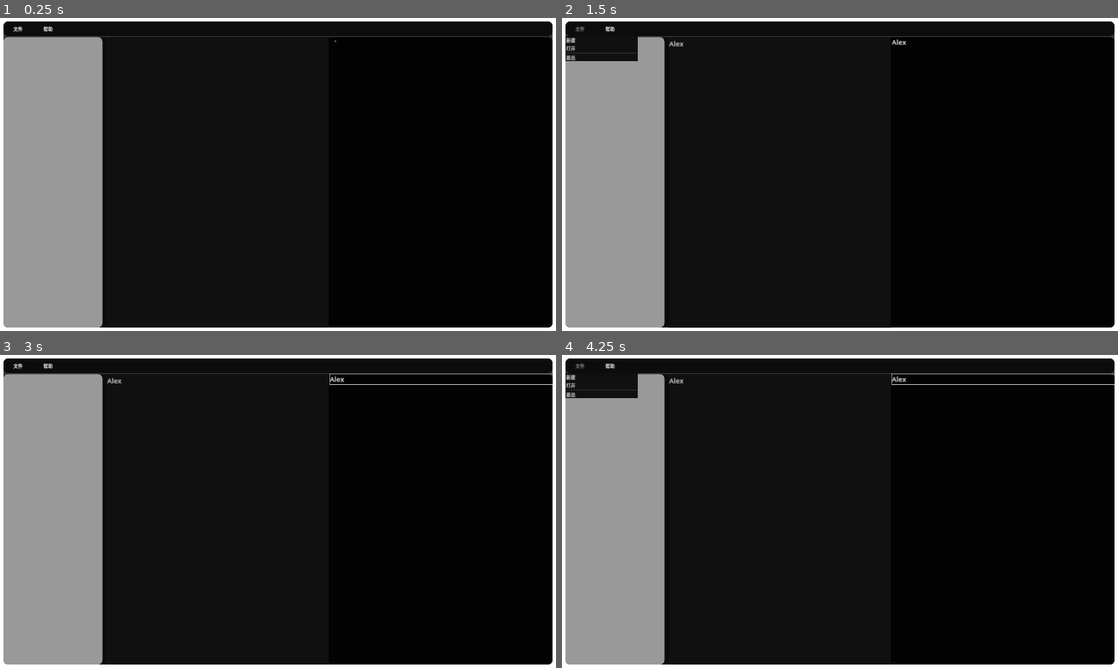
Above: before the commit, frames 1-4 (two rows, left to right).
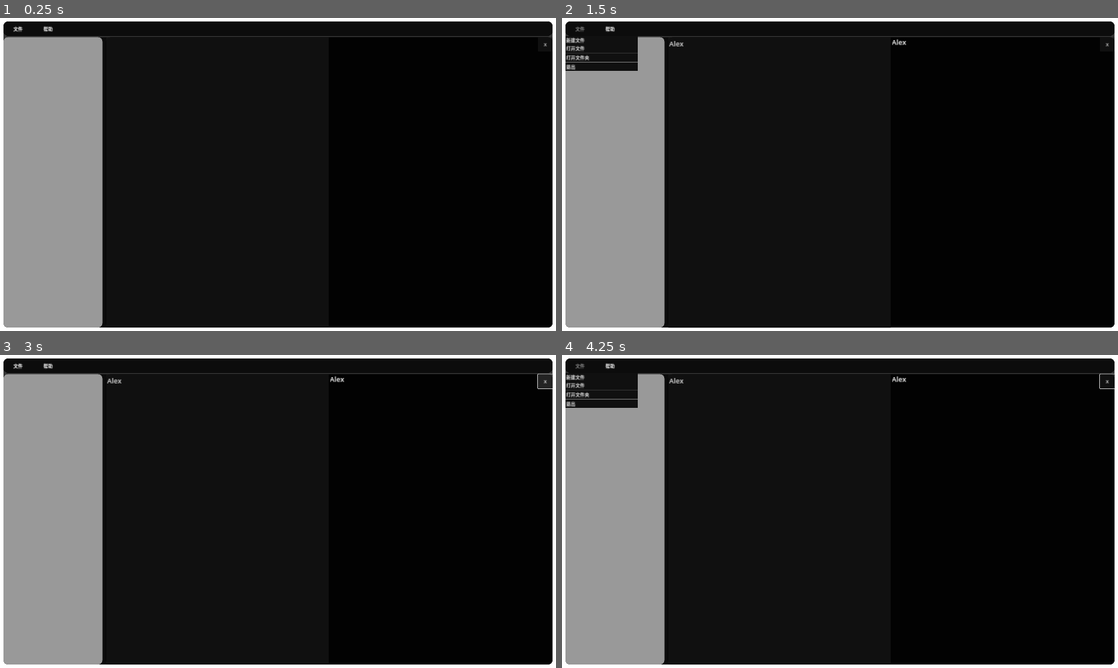
Above: after the commit, the same moments.

Repository: MRluUnity/Deer-s-Markdown-Tool
Game: Godot game, scene res://scenes/main.tscn
Same seed, same stepped clock (60 frames per second), same inputs: the game is played once before the commit and once after it.
Inputs (mouse positions are in pixels of both pictures, inside the frame that each line leads up to):
- Up to frame 1 (0.25 s): no input
- Up to frame 2 (1.5 s): click (778, 180) at 0.52 s; type "Alex" at 0.6 s; click "文件" at 1.25 s
- Up to frame 3 (3 s): click "帮助" at 2 s; click (544, 380) at 2.75 s, where only the run after the commit has a clickable "X"
- Up to frame 4 (4.25 s): click "文件" at 3.5 s

The runs differ from the first frame. In frame 1, less than 0.1% of the frame differs, in the area x 60-99%, y 7-10%; in frame 2, 0.5%; in frame 3, 0.3%; in frame 4, 0.7%, in the area x 0-100%, y 6-17%.
Error after the commit: Cannot call method 'store_string' on a null value. (res://scenes/context_panel_container.gd:88)

Commit message:
完善了打开文件、保存文件、关闭文件、关闭文件时自动保存文件

Diff:
--- a/scenes/context_panel_container.gd
+++ b/scenes/context_panel_container.gd
@@ -19,6 +19,7 @@
 #region 变量
 @onready var text_edit: TextEdit = %TextEdit
 @onready var context_text: VBoxContainer = %ContextText
+@onready var context_h_box_container: HBoxContainer = %ContextHBoxContainer
 var current_file_path : String
 #endregion
 
@@ -81,6 +82,12 @@
 
 			texture_label.text = texture_label.text.erase(0, title_level)
 			context_text.add_child(texture_label)
+
+func _on_close_file_button_pressed() -> void:
+	var file : FileAccess = FileAccess.open(current_file_path, FileAccess.WRITE)
+	file.store_string(text_edit.text)
+	file.close()
+	context_h_box_container.hide()
 #endregion
 
 # TODO 内容UI ===============>工具方法<===============
--- a/scenes/header_panel_container.gd
+++ b/scenes/header_panel_container.gd
@@ -21,8 +21,7 @@
 @onready var file_menu_button: MenuButton = %FileMenuButton
 # 帮助菜单按钮
 @onready var help_menu_button: MenuButton = %HelpMenuButton
-
-@onready var context_h_box_container: HBoxContainer = %ContextHBoxContainer
+# 内容面板
 @onready var context_panel_container: ContextPanelContainer = %ContextPanelContainer
 #endregion
 
@@ -50,14 +49,6 @@
 
 # TODO 头部UI ===============>信号链接方法<===============
 #region 信号链接方法
-# TODO_FUC 头部UI：文件菜单按钮：Pressed信号
-func _on_file_menu_button_pressed() -> void:
-	pass
-
-# TODO_FUC 头部UI：帮助菜单按钮：Pressed信号
-func _on_help_menu_button_pressed() -> void:
-	pass
-
 # TODO_FUC 头部UI：文件菜单按钮：about_to_popup信号
 func _on_file_menu_button_about_to_popup() -> void:
 	await get_tree().process_frame
@@ -88,6 +79,8 @@
 			add_child(file_dialog)
 		2:
 			get_tree().quit()
+		3:
+			print("打开文件夹")
 
 # TODO_FUC 头部UI：帮助菜单按钮：弹出界面：id_pressed信号
 func _on_help_menu_button_id_pressed(id : int) -> void:
@@ -102,7 +95,7 @@
 	var file : FileAccess = FileAccess.open(path, FileAccess.READ)
 	var file_text : String = file.get_as_text()
 	context_panel_container.current_file_path = path
-	context_h_box_container.show()
+	context_panel_container.context_h_box_container.show()
 	context_panel_container.text_edit.text = file_text
 #endregion
 
--- a/scenes/main.tscn
+++ b/scenes/main.tscn
@@ -63,14 +63,18 @@
 theme_override_colors/font_color = Color(1, 1, 1, 1)
 text = "文件"
 switch_on_hover = true
-item_count = 4
-popup/item_0/text = "新建"
-popup/item_1/text = "打开"
+item_count = 6
+popup/item_0/text = "新建文件"
+popup/item_1/text = "打开文件"
 popup/item_1/id = 1
-popup/item_2/id = 3
+popup/item_2/id = 5
 popup/item_2/separator = true
-popup/item_3/text = "退出"
-popup/item_3/id = 2
+popup/item_3/text = "打开文件夹"
+popup/item_3/id = 3
+popup/item_4/id = 5
+popup/item_4/separator = true
+popup/item_5/text = "退出"
+popup/item_5/id = 2
 
 [node name="HelpMenuButton" type="MenuButton" parent="UI/PanelContainer/MarginContainer/PanelContainer/MainLayoutContainer/HeaderPanelContainer/MarginContainer/HBoxContainer"]
 unique_name_in_owner = true
@@ -133,18 +137,18 @@
 layout_mode = 2
 size_flags_horizontal = 3
 
-[node name="RichTextLabel" type="RichTextLabel" parent="UI/PanelContainer/MarginContainer/PanelContainer/MainLayoutContainer/MainPanelContainer/MarginContainer/HSplitContainer/ContextPanelContainer/MarginContainer/ContextHBoxContainer/ContextText"]
-custom_minimum_size = Vector2(0, 30)
+[node name="CloseFileButton" type="Button" parent="UI/PanelContainer/MarginContainer/PanelContainer/MainLayoutContainer/MainPanelContainer/MarginContainer/HSplitContainer/ContextPanelContainer"]
+custom_minimum_size = Vector2(50, 50)
 layout_mode = 2
-bbcode_enabled = true
-text = "[ul][/ul]"
+size_flags_horizontal = 10
+size_flags_vertical = 0
+text = "X"
 
 [node name="UI_EX" type="CanvasLayer" parent="."]
 
 [node name="UI_Window" type="Node2D" parent="."]
 
 [connection signal="about_to_popup" from="UI/PanelContainer/MarginContainer/PanelContainer/MainLayoutContainer/HeaderPa …(199 unchanged characters)…
-[connection signal="pressed" from="UI/PanelContainer/MarginContainer/PanelContainer/MainLayoutContainer/HeaderPanelContainer/MarginContainer/HBoxContainer/FileMenuButton" to="UI/PanelContainer/MarginContainer/PanelContainer/MainLayoutContainer/HeaderPanelContainer" method="_on_file_menu_button_pressed"]
 [connection signal="about_to_popup" from="UI/PanelContainer/MarginContainer/PanelContainer/MainLayoutContainer/HeaderPa …(199 unchanged characters)…
-[connection signal="pressed" from="UI/PanelContainer/MarginContainer/PanelContainer/MainLayoutContainer/HeaderPanelContainer/MarginContainer/HBoxContainer/HelpMenuButton" to="UI/PanelContainer/MarginContainer/PanelContainer/MainLayoutContainer/HeaderPanelContainer" method="_on_help_menu_button_pressed"]
 [connection signal="lines_edited_from" from="UI/PanelContainer/MarginContainer/PanelContainer/MainLayoutContainer/MainP …(303 unchanged characters)…
+[connection signal="pressed" from="UI/PanelContainer/MarginContainer/PanelContainer/MainLayoutContainer/MainPanelContainer/MarginContainer/HSplitContainer/ContextPanelContainer/CloseFileButton" to="UI/PanelContainer/MarginContainer/PanelContainer/MainLayoutContainer/MainPanelContainer/MarginContainer/HSplitContainer/ContextPanelContainer" method="_on_close_file_button_pressed"]
